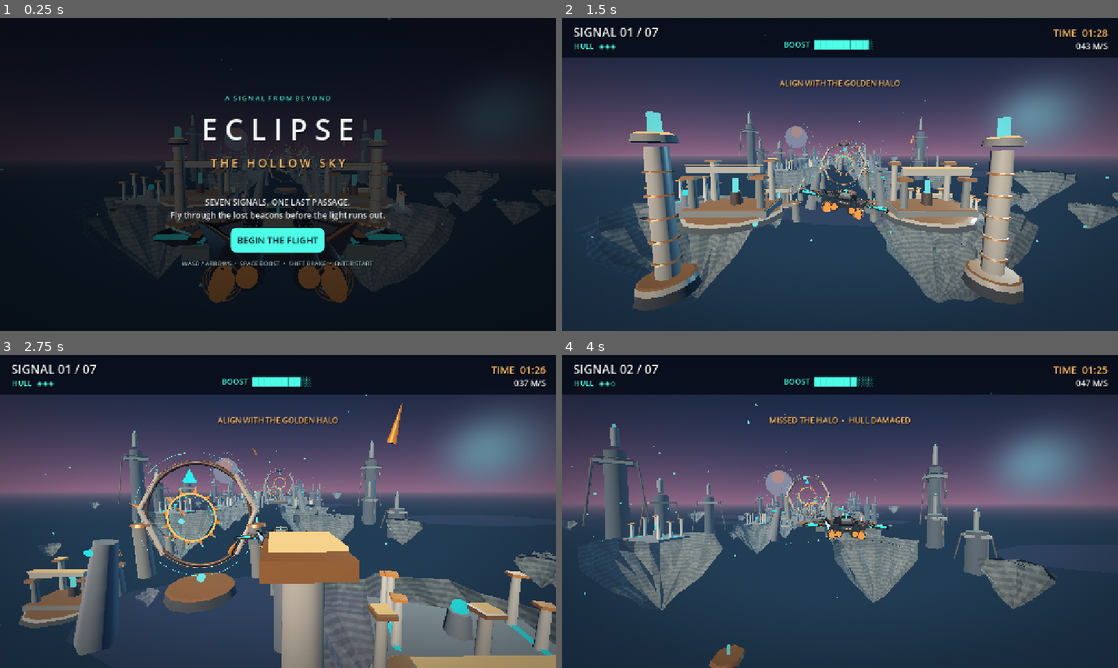
Above: before the commit, frames 1-4 (two rows, left to right).
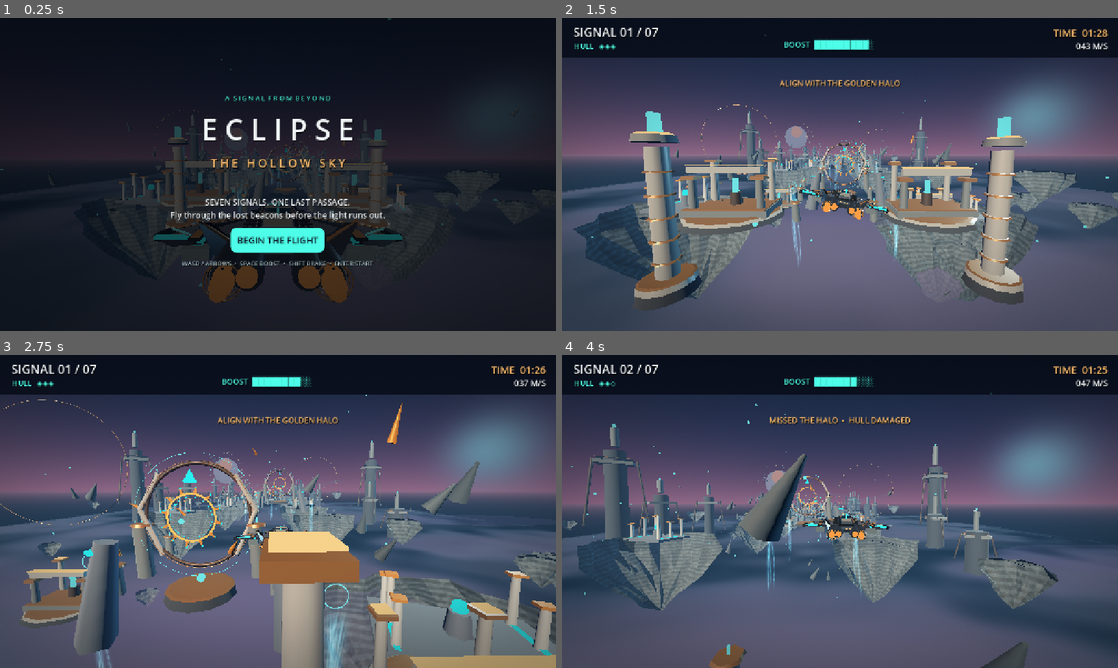
Above: after the commit, the same moments.

Repository: tpylman90-ctrl/Eclipse-The-Hollow-Sky
Game: Godot game, scene res://scenes/main.tscn
The game is run twice, just before and just after one commit, with the same random seed, the same clock (stepped at 60 frames per second) and the same inputs.
Inputs:
- Up to frame 1 (0.25 s): no input
- Up to frame 2 (1.5 s): click "BEGIN THE FLIGHT" at 0.5 s; tap Enter (start_game) at 1.25 s; hold D (steer_right) from 1.28 s (still down); hold Space (boost) from 1.28 s (still down)
- Up to frame 3 (2.75 s): release D (steer_right) at 2.03 s; release Space (boost) at 2.03 s; hold Shift (brake) from 2.03 s (still down); tap Enter (start_game) at 2.1 s
- Up to frame 4 (4 s): release Shift (brake) at 2.78 s; hold D (steer_right) 2.78-3.53 s; hold Space (boost) 2.78-3.53 s; hold W (steer_up) from 3.53 s (still down); tap Enter (start_game) at 3.6 s

The runs differ from the first frame. In frame 1, less than 0.1% of the frame differs, in the area x 27-60%, y 29-65%; in frame 2, 25%; in frame 3, 20%; in frame 4, 28%, in the area x 0-100%, y 31-100%.

Commit message:
Integrate cinematic cloud sea, floating rubble and animated aether cascades

Diff:
--- a/scripts/game.gd
+++ b/scripts/game.gd
@@ -6,6 +6,7 @@
 const InterfaceScript = preload("res://scripts/interface.gd")
 const SoundScript = preload("res://scripts/sound.gd")
 const ArtScript = preload("res://scripts/art_direction.gd")
+const SkyFXScript = preload("res://scripts/sky_fx.gd")
 
 enum Mode { TITLE, FLIGHT, END }
 
@@ -18,6 +19,7 @@
 var interface_layer
 var sound_system
 var art_director: Node3D
+var sky_fx
 var elapsed := 0.0
 var time_remaining := INITIAL_TIME
 var gate_index := 0
@@ -37,6 +39,9 @@
     art_director = ArtScript.new()
     art_director.name = "CinematicArtDirection"
     add_child(art_director)
+    sky_fx = SkyFXScript.new()
+    sky_fx.name = "AmbientSkyEffects"
+    add_child(sky_fx)
     craft.reset_flight()
     sound_system = SoundScript.new()
     add_child(sound_system)
@@ -73,6 +78,7 @@
 
 func _process(delta: float) -> void:
     world.update_world(delta)
+    sky_fx.update_fx(delta, mode == Mode.FLIGHT)
     sound_system.set_boost(craft.current_boost, delta)
     if mode != Mode.FLIGHT:
         return
